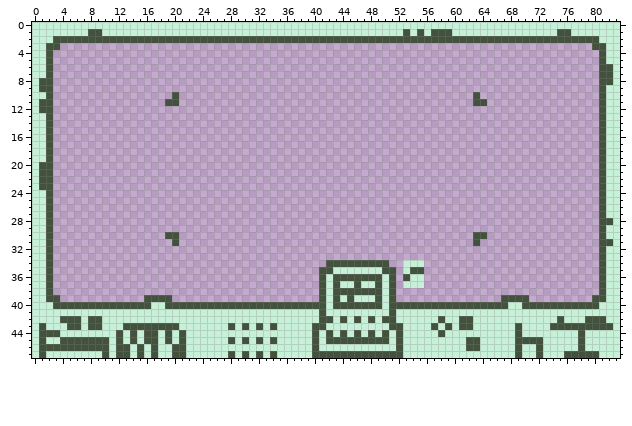
Two states of a pixel-art file, assets/sprites/frame.aseprite. The picture above was drawn from the file before the commit.
84x48 pixels, 1 frame.
New version:
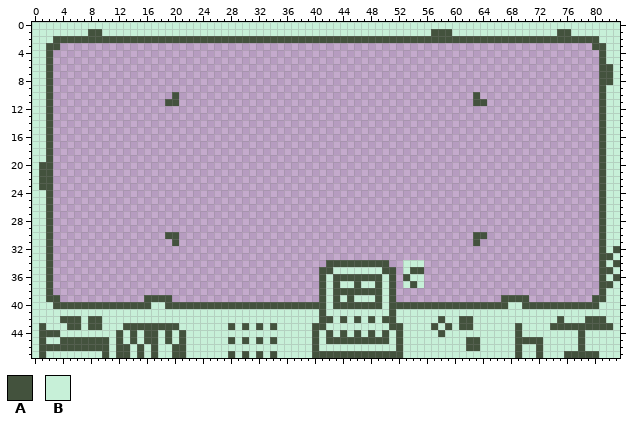
Palette (. is transparent): A #43523d  B #c7f0d8
Change:
--- layers "Window Overlay", "Frame"
@@ x 51..57 @@
  0 BBBBBBB
- 1 BBABABA
+ 1 BBBBBBA
  2 AAAAAAA
@@ x 0..3 @@
  7 BBA.
- 8 BAA.
- 9 BAA.
+ 8 BBA.
+ 9 BBA.
 10 BBA.
-11 BAA.
-12 BAA.
+11 BBA.
+12 BBA.
 13 BBA.
@@ x 52..83 @@
 27 .............................ABB
-28 .............................AAB
+28 .............................ABB
 29 .............................ABB
 30 ...........AA................ABB
-31 ...........A.................AAB
-32 .............................ABB
-33 .............................ABB
-34 .BBB.........................ABB
-35 .BAA.........................ABB
-36 .ABB.........................ABB
-37 .BBB.........................ABB
+31 ...........A.................ABB
+32 .............................ABA
+33 .............................AAB
+34 .BBB.........................ABA
+35 .BAA.........................AAB
+36 .ABB.........................ABA
+37 .BAB.........................AAB
 38 .............................ABB
